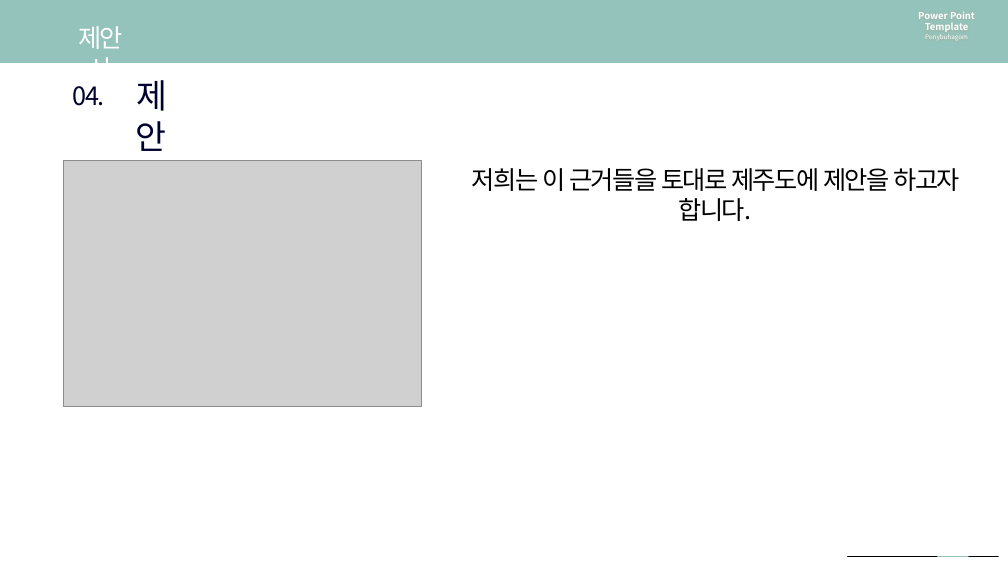
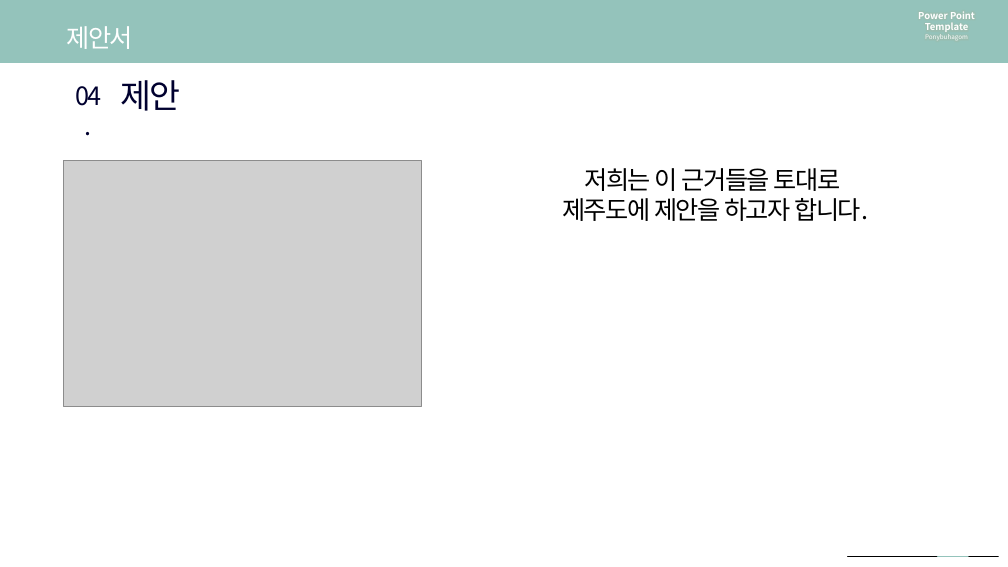
Before and after one commit to so-jeong0127/6-project, a slide deck: slide 22 of 6조 최종 PPT.pptx (slide 20 before the commit). Drawn at 1008x567 pixels with LibreOffice and Linux fonts; fonts in the diff are those of the drawing; grey boxes stand for pictures. Boxes give left, top, right and bottom in pixels: in the first picture for what was removed or moved away, otherwise in the second. Text is boxed around its words. In the diff, an @@ line names an element or a change of style, - is before the commit and + after.

```diff
--- a/6조 최종 PPT.pptx
+++ b/6조 최종 PPT.pptx
@@ text "제안서" rewrapped from bbox=[78, 26, 123, 63] to bbox=[67, 26, 133, 49] @@
@@ text "04." rewrapped from bbox=[73, 86, 105, 106] to bbox=[75, 86, 101, 106] @@
@@ text "제안" rewrapped from bbox=[135, 80, 167, 151] to bbox=[121, 80, 181, 111] @@
@@ text at bbox=[562, 168, 868, 221]: text changed @@
-저희는 이 근거들을 토대로 제주도에 제안을 하고자 합니다.
+저희는 이 근거들을 토대로
+제주도에 제안을 하고자 합니다.
```
Also in this commit, not shown: 9 other slides changed, 4 slides added, 3 slides removed, 13 other files.
